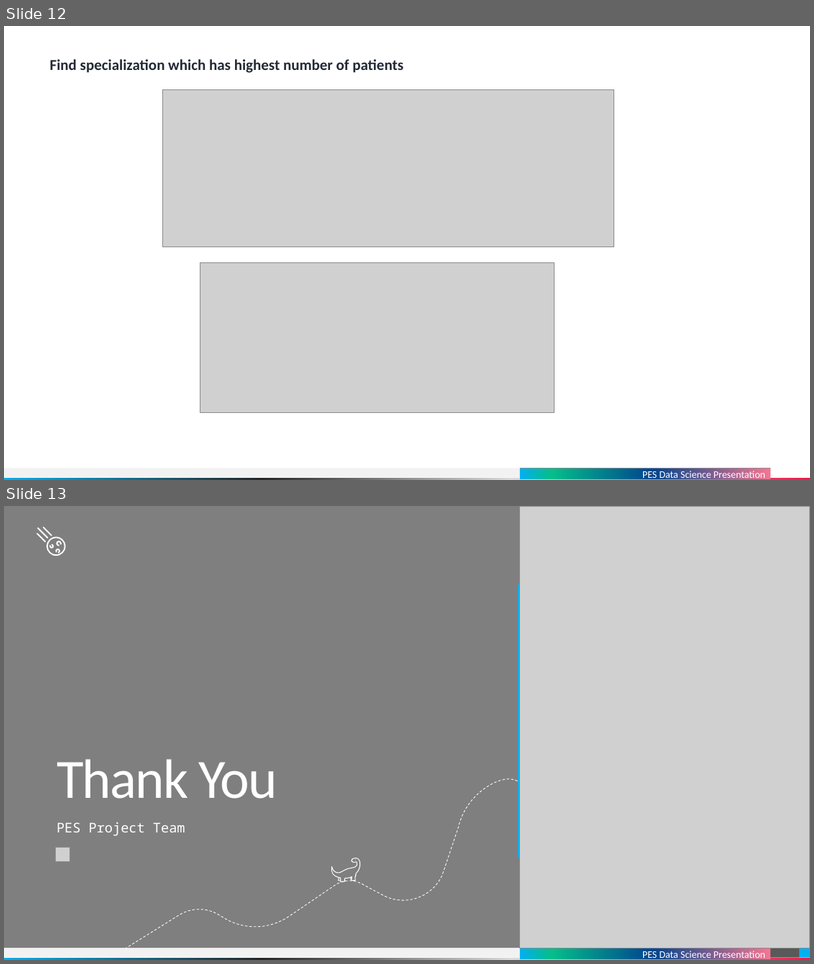
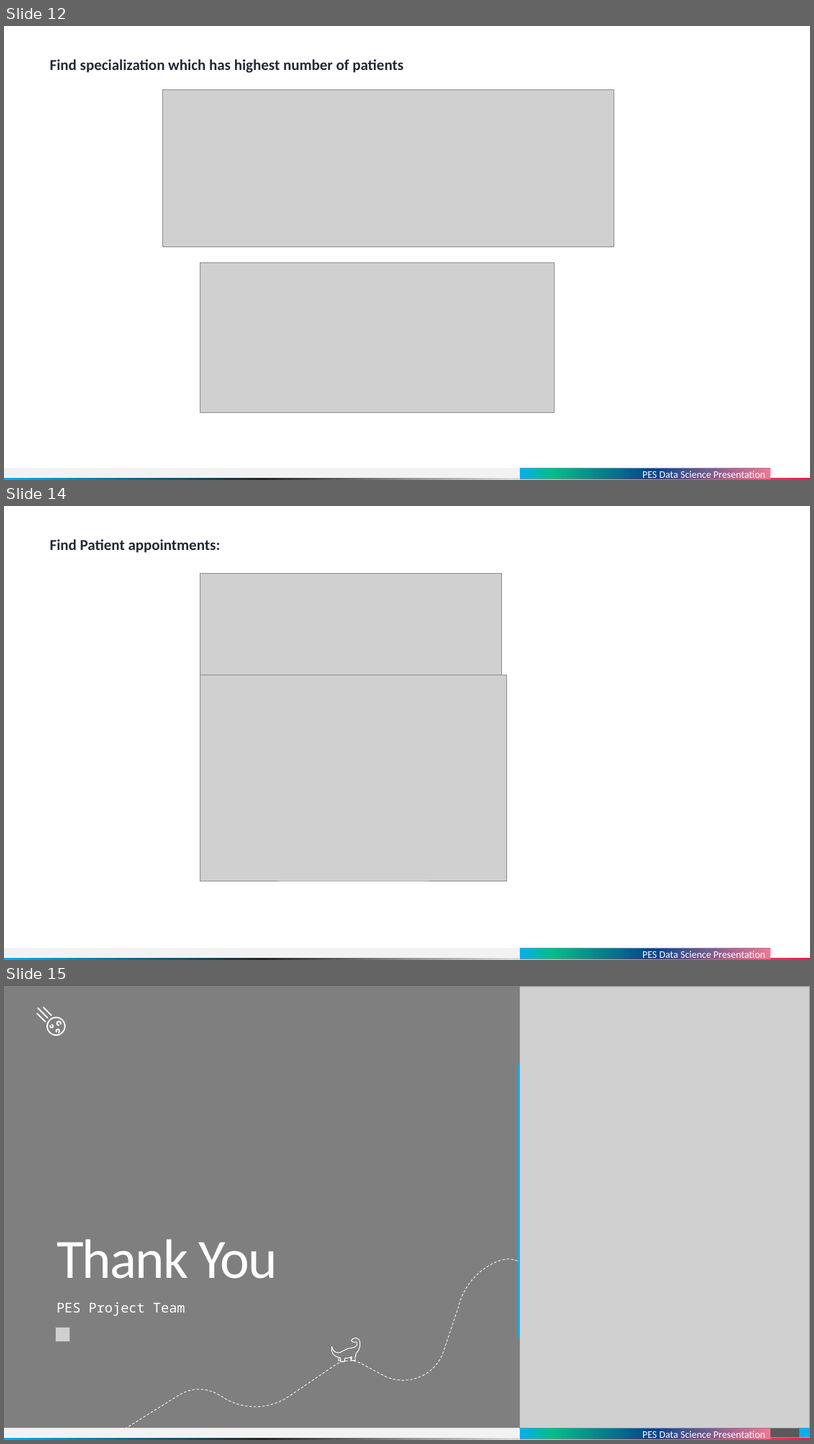
Before and after one commit to dinuthomas/pesmtech, a slide deck: presentation/medicine.pptx. Shown one above the other, each under a label of ours: slides 12 and 13 before the commit, slides 12, 14 and 15 after it; the slides between them are not shown. The pictures are 814x964 and 814x1444 pixels, drawn with LibreOffice and Linux fonts; fonts in the diff are those of the drawing; grey boxes stand for pictures; background and template pictures are left out. Boxes give left, top, right and bottom in pixels: in the first picture for what was removed or moved away, otherwise in the second. Text is boxed around its words. In the diff, an @@ line names an element or a change of style, - is before the commit and + after.

```diff
--- a/presentation/medicine.pptx
+++ b/presentation/medicine.pptx
@@ slide 14 added at [4, 506, 810, 960], background #FFFFFF; not listed: 3 template elements that a slide beside it also shows @@
@@ text added at [50, 539, 221, 553], 18 pt, text #222A35, bold @@
+Find Patient appointments:
@@ picture added at [201, 573, 502, 680] @@
@@ picture added at [201, 675, 507, 881] @@
@@ rectangle added at [521, 949, 771, 959], fill gradient #F77592 to #004490 to #05BE8A to #00B0F0, 12 pt, text #FFFFFF @@
+PES Data Science Presentation
@@ what was slide 13 is now slide 15 @@
```
Also in this commit, not shown: 1 other slide added, 1 other file.
